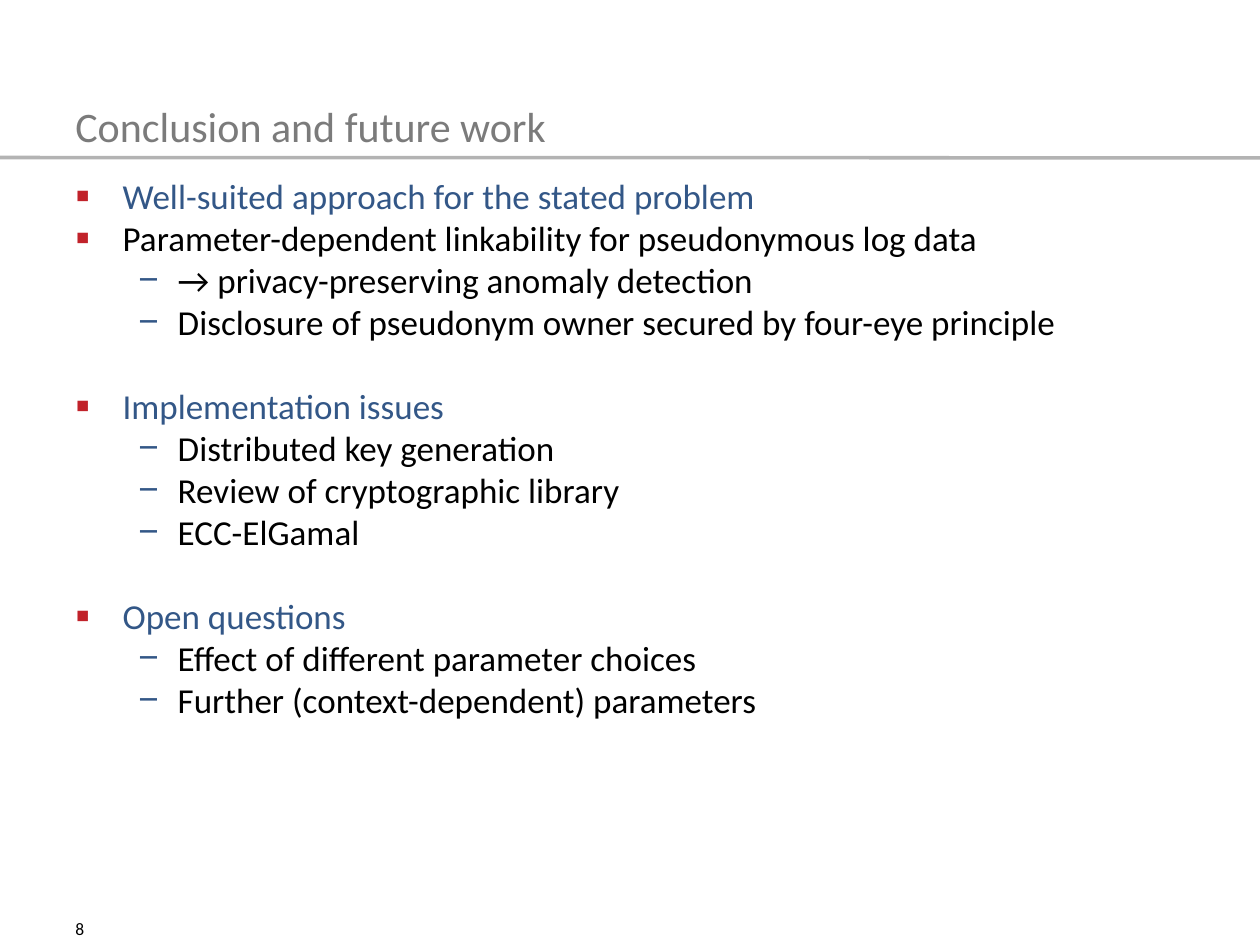
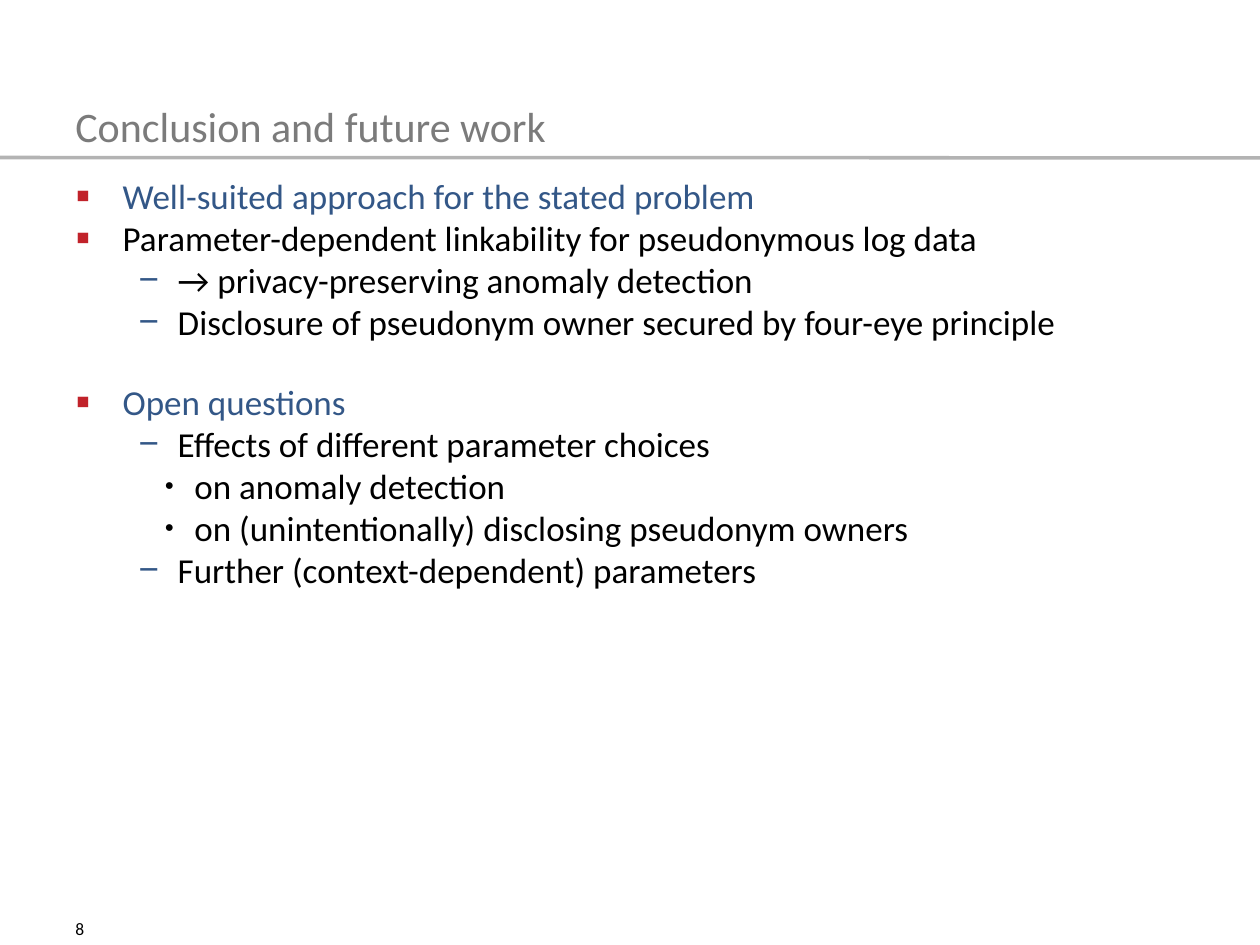
Before and after one commit to tompetersen/master-thesis, a slide deck: slide 8 of pet-con/Talk_PET_CON.pptx. Drawn at 1260x945 pixels with LibreOffice and Linux fonts; fonts in the diff are those of the drawing. Boxes give left, top, right and bottom in pixels: in the first picture for what was removed or moved away, otherwise in the second. Text is boxed around its words. In the diff, an @@ line names an element or a change of style, - is before the commit and + after.

```diff
--- a/pet-con/Talk_PET_CON.pptx
+++ b/pet-con/Talk_PET_CON.pptx
@@ text at (123,394,619,546): paragraphs removed @@
-▪ Implementation issues
-  − Distributed key generation
-  − Review of cryptographic library
-  − ECC-ElGamal
@@ text at (178,432,909,547): text changed @@
-  − Effect of different parameter choices
+  − Effects of different parameter choices
+      ● on anomaly detection
+      ● on (unintentionally) disclosing pseudonym owners
```
Also in this commit, not shown: 8 other slides changed, 1 slide added, 1 slide removed, 1 other file.
